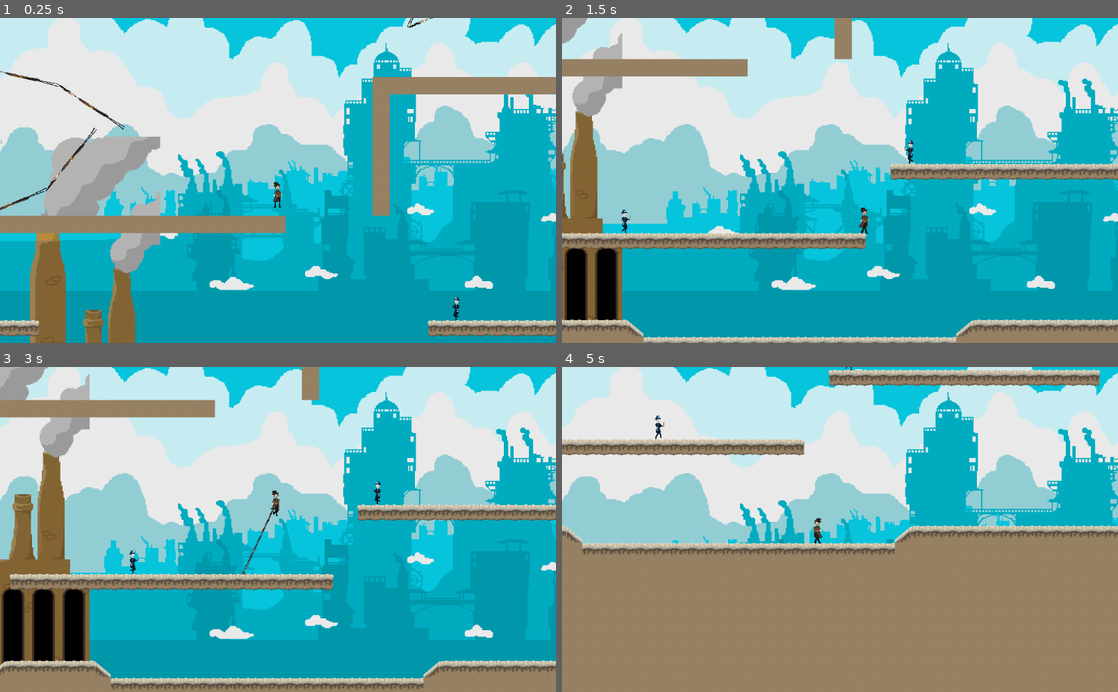
Above: before the commit, frames 1-4 (two rows, left to right).
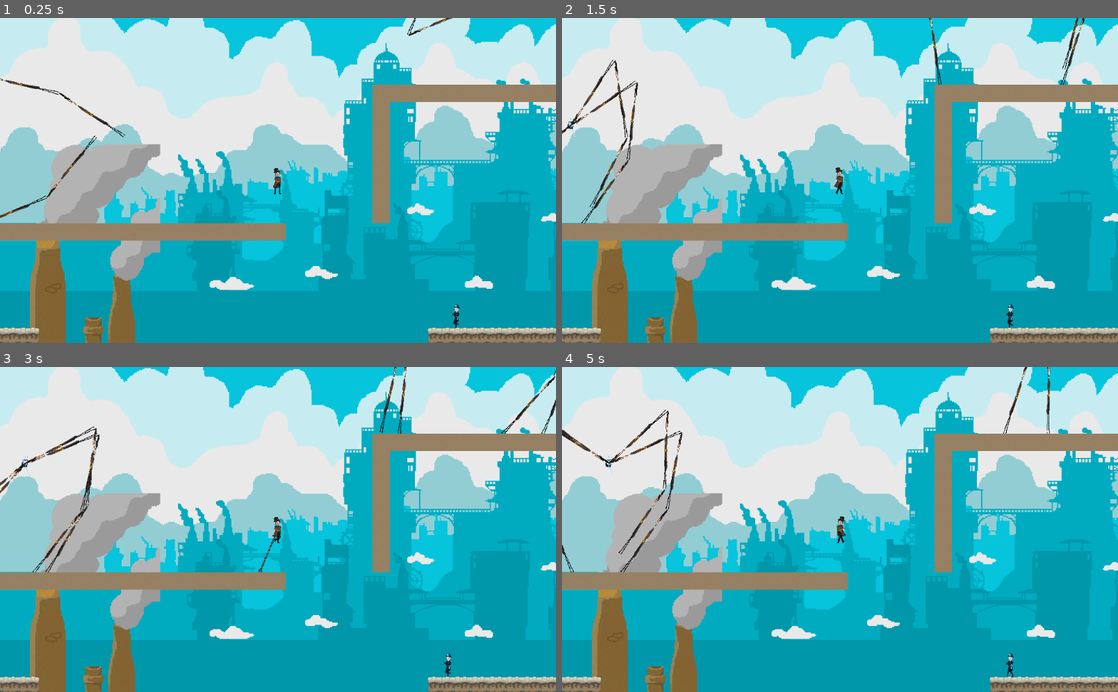
Above: after the commit, the same moments.

Repository: TheSegFaultCompany/Game-1
Game: Godot game, scene res://scenes/testLevel.tscn
The game is run twice, just before and just after one commit, with the same random seed, the same clock (stepped at 60 frames per second) and the same inputs. The project has no main scene, so this scene is started directly.
Inputs (mouse positions are in pixels of both pictures, inside the frame that each line leads up to):
- Up to frame 1 (0.25 s): no input
- Up to frame 2 (1.5 s): move the mouse to (962, 164) at 0.52 s; hold Right (ui_right) from 0.53 s (still down); tap M (turn_on_shader) at 0.6, 1.35 s; click (962, 164) at 0.67 s; tap Up (ui_up) at 0.77 s; tap Enter at 1.25 s; move the mouse to (728, 196) at 1.27 s
- Up to frame 3 (3 s): tap Up (ui_up) at 1.52 s; move the mouse to (333, 458) at 2.02 s; release Right (ui_right) at 2.03 s; hold Left (ui_left) 2.03-2.78 s; tap M (turn_on_shader) at 2.1, 2.85 s; tap Space at 2.75 s; move the mouse to (250, 594) at 2.77 s; hold Right (ui_right) from 2.78 s (still down); click (250, 594) at 2.92 s
- Up to frame 4 (5 s): tap Up (ui_up) at 3.02, 3.77, 4.52 s; move the mouse to (1006, 578) at 3.52 s; tap M (turn_on_shader) at 3.6, 4.35 s; tap Enter at 4.25 s; move the mouse to (673, 480) at 4.27 s; release Right (ui_right) at 4.28 s; hold Left (ui_left) from 4.28 s (still down)

The runs differ from the first frame. In frame 1, 9.2% of the frame differs, in the area x 0-100%, y 0-100%; in frame 2, 26%; in frame 3, 28%; in frame 4, 54%.
Error after the commit: Attempt to call function 'is_colliding' in base 'null instance' on a null instance. (res://scripts/Player/Player.gd:150)

Commit message:
Make merging easier

Diff:
--- a/scripts/player/Player.gd
+++ b/scripts/player/Player.gd
@@ -61,13 +61,10 @@
 # Function for killing the player
 func kill():
 	dead = true
-	var car = load("res://scenes/menu items/testDeathScreen.tscn")
-	var temp = car.instance()
-	add_child(temp)
 
 # Process where all the movement calculations are done
 func _physics_process(_delta: float) -> void:
-	if dead:
+	if dead == true:
 		return
 	if Input.is_action_just_pressed("turn_on_shader"):
 		emit_signal("turnOnShader")
@@ -79,9 +76,11 @@
 	var walk = (Input.get_action_strength("ui_right") - Input.get_action_strength("ui_left")) * MAX_SPEED
 
 	# Falling Up or Down, depending on the orientation of the gravity
-	if (anti_gravity):
+	if (anti_gravity == true):
+		$AnimatedSprite.flip_v = true
 		motion.y -= GRAVITY
 	else:
+		$AnimatedSprite.flip_v = false
 		motion.y += GRAVITY
 
 	# Hook Physics
@@ -146,7 +145,17 @@
 		else:
 			if motion.x > 0:
 				$AnimatedSprite.play("Walking (right)")
-	motion = move_and_slide_with_snap(motion, Vector2(0, -35), UP)
+			pass
+
+	if ($RayCast2D.is_colliding() == false):
+		motion = move_and_slide(motion, Vector2(0, -9.8))
+	else:
+		if ($RayCast2D.get_collider().get_class() == "RigidBody2D"):
+			motion.y = 0
+			_normalJumping(friction)
+			motion = move_and_slide(motion, UP)
+		else:
+			motion = move_and_slide(motion, UP)
 
 func _upsideDownJumping(friction: bool) -> void:
 	if Input.is_action_just_pressed("ui_up"):
